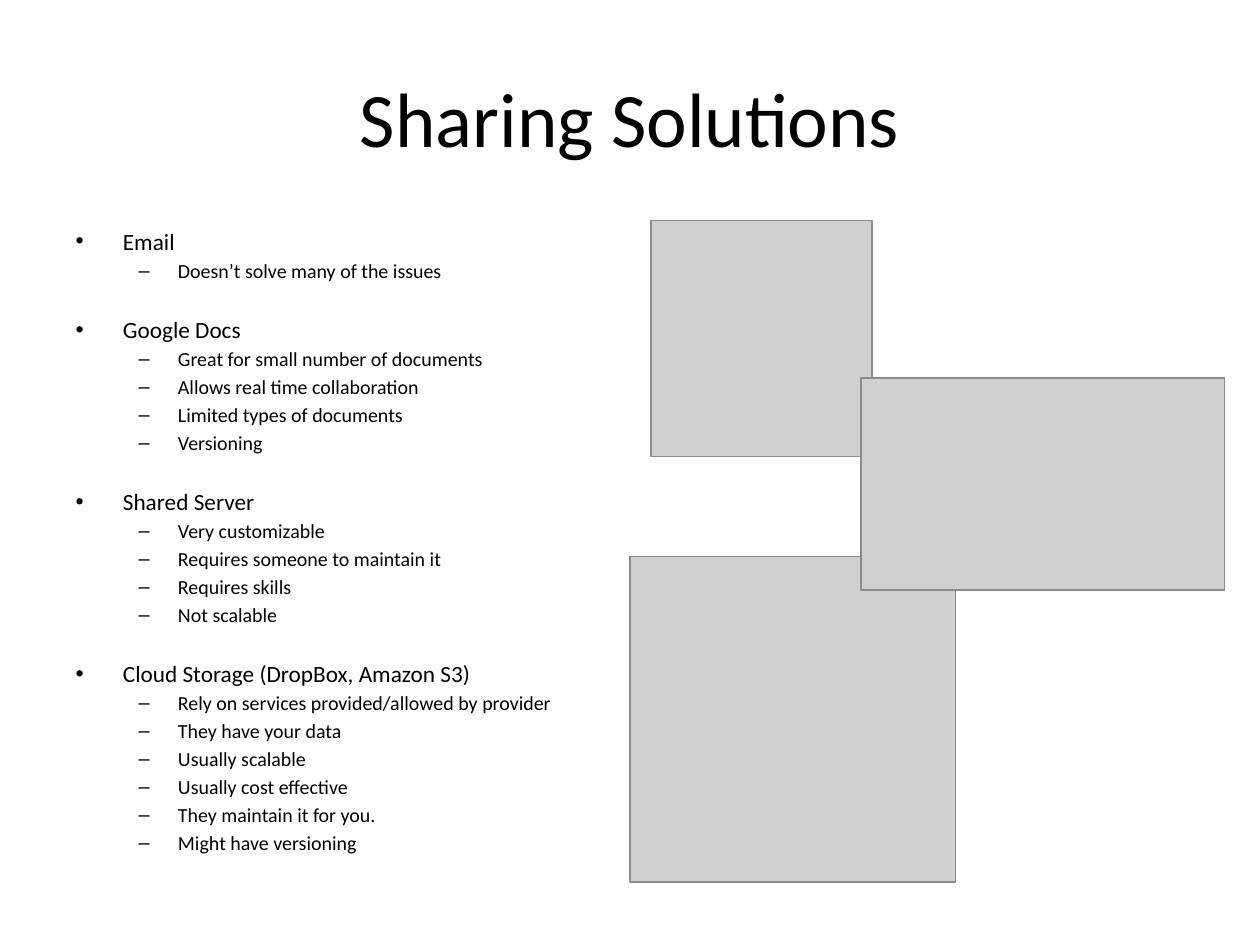
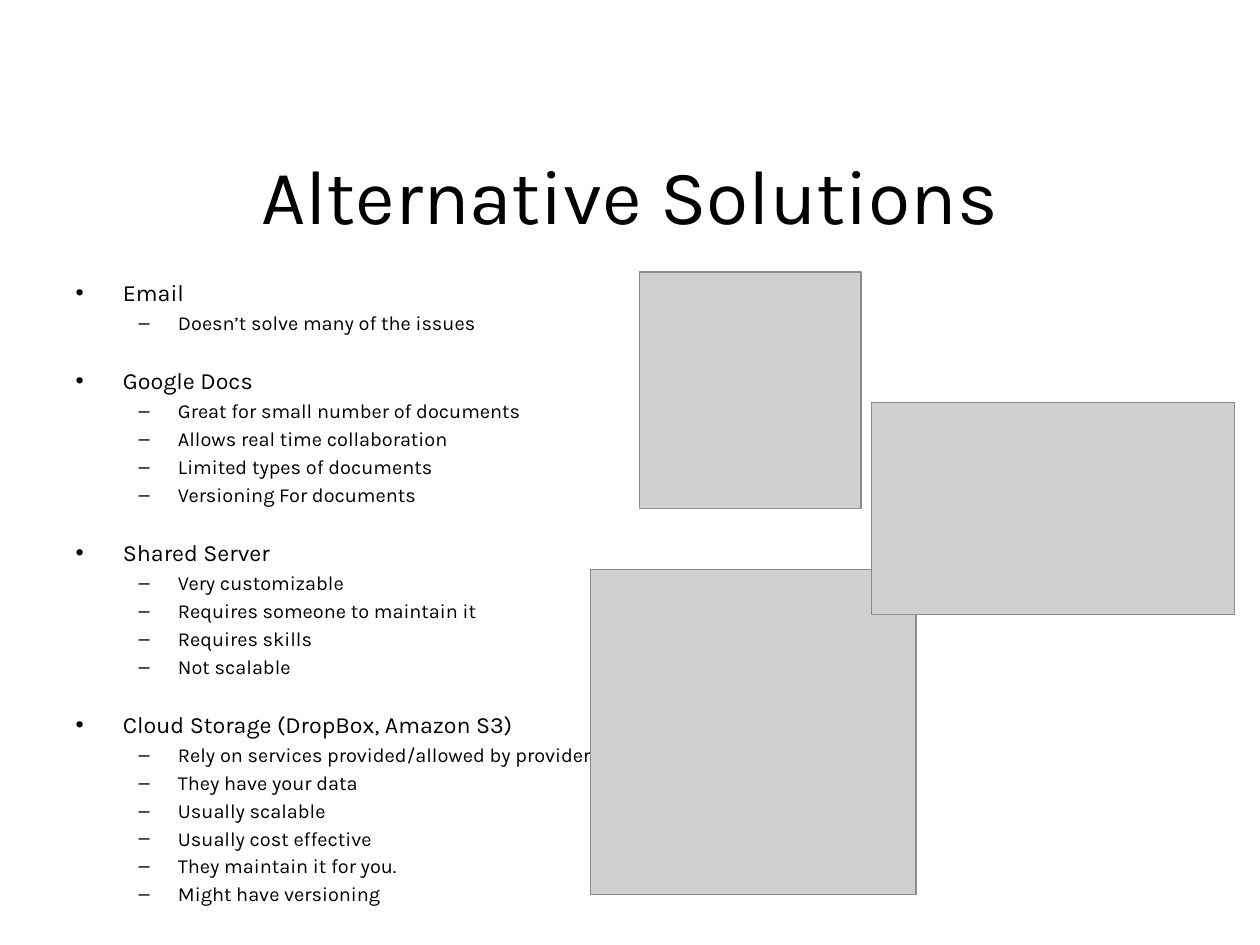
Before and after one commit to psu-libraries/github_workshop, a slide deck: slide 6 of github_workshop_slides.pptx. Drawn at 1260x945 pixels with LibreOffice and Linux fonts; fonts in the diff are those of the drawing; grey boxes stand for pictures; background and template pictures are left out. Boxes give left, top, right and bottom in pixels: in the first picture for what was removed or moved away, otherwise in the second. Text is boxed around its words. In the diff, an @@ line names an element or a change of style, - is before the commit and + after.

```diff
--- a/github_workshop_slides.pptx
+++ b/github_workshop_slides.pptx
@@ title at (261, 171, 997, 225): text changed; font Calibri to Karla @@
-Sharing Solutions
+Alternative Solutions
@@ text "Email": place and size @@
-text "Email" at (123, 234, 550, 854)
+text "Email" at (123, 285, 590, 906)
@@ text at (123, 285, 590, 906): font Calibri to Karla @@
@@ picture: place and size @@
-picture at (651, 220, 873, 457)
+picture at (640, 272, 862, 509)
@@ picture: place and size @@
-picture at (861, 378, 1223, 590)
+picture at (872, 402, 1235, 614)
@@ text at (178, 488, 416, 507): text changed; font Calibri to Karla @@
-  – Versioning
+  – Versioning For documents
@@ picture: place and size @@
-picture at (630, 557, 955, 882)
+picture at (591, 570, 916, 895)
```
Also in this commit, not shown: 12 other slides changed, 1 slide added, 4 slides removed.
